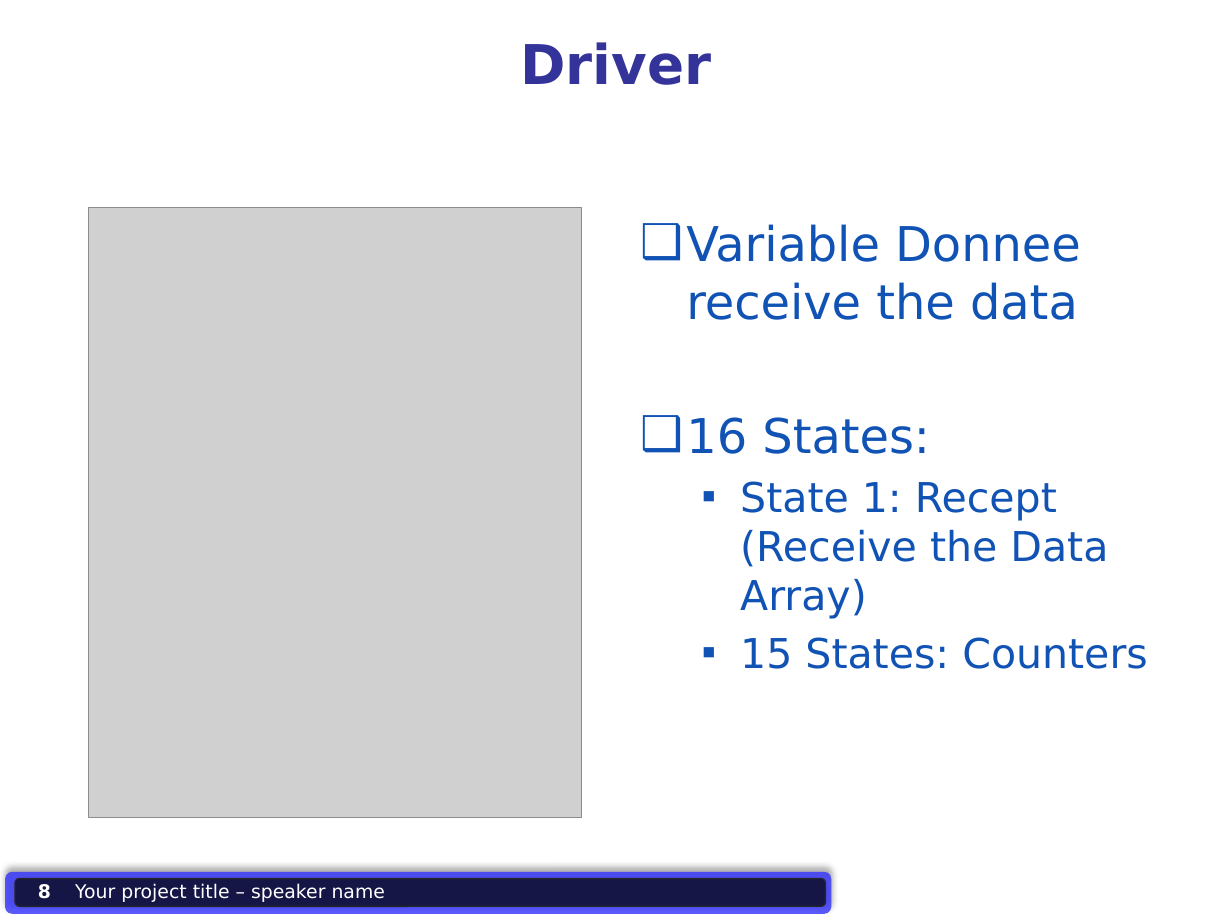
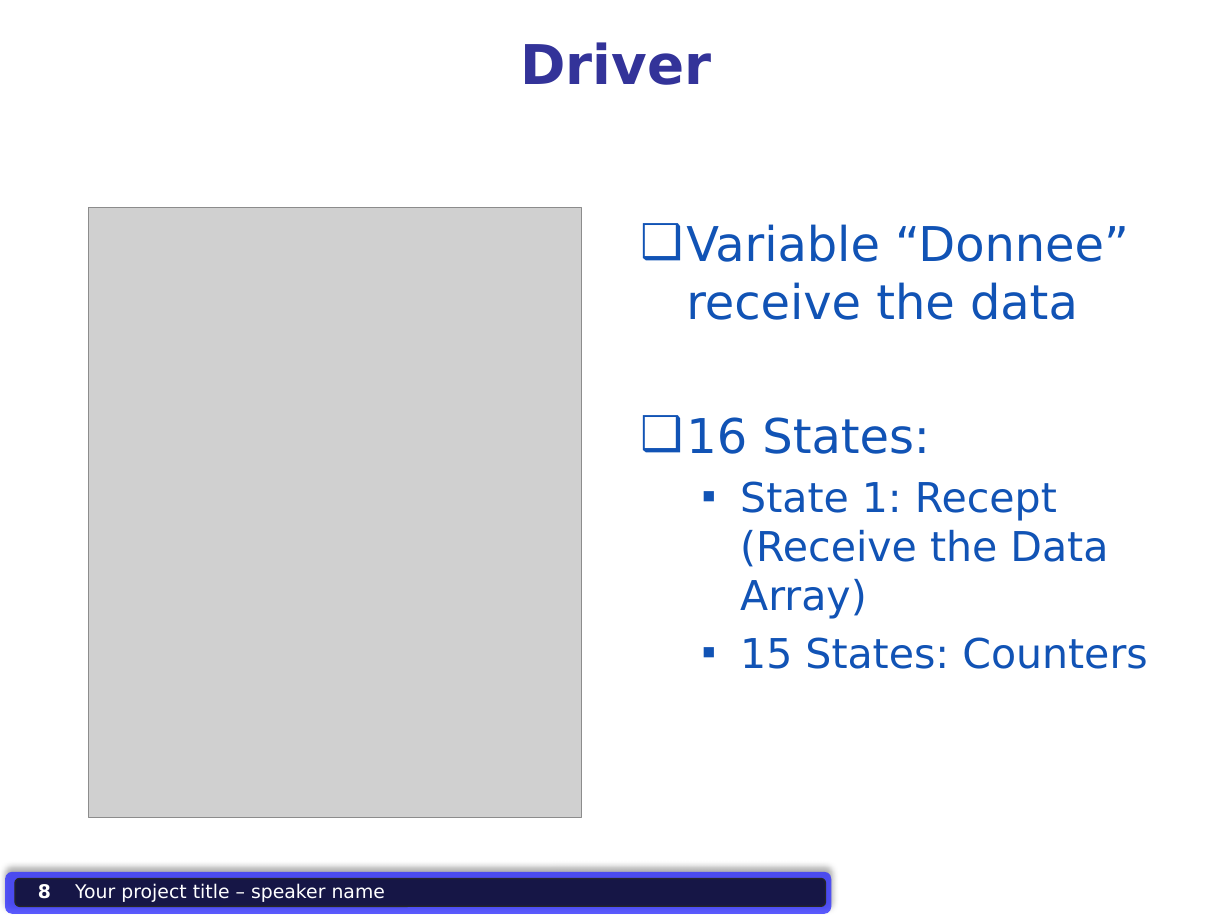
Before and after one commit to CharlyTQ/Max7219_Tutorial_FPGA, a slide deck: slide 8 of Presentation_LEDMatrix.pptx. Drawn at 1232x924 pixels with LibreOffice and Linux fonts; fonts in the diff are those of the drawing; grey boxes stand for pictures; background and template pictures are left out. Boxes give left, top, right and bottom in pixels: in the first picture for what was removed or moved away, otherwise in the second. Text is boxed around its words. In the diff, an @@ line names an element or a change of style, - is before the commit and + after.

```diff
--- a/Presentation_LEDMatrix.pptx
+++ b/Presentation_LEDMatrix.pptx
@@ text at (686,224,1129,320): text changed @@
-❑ Variable Donnee receive the data
+❑ Variable “Donnee” receive the data
```
Also in this commit, not shown: 2 other slides changed, 2 slides added, 1 slide removed.
